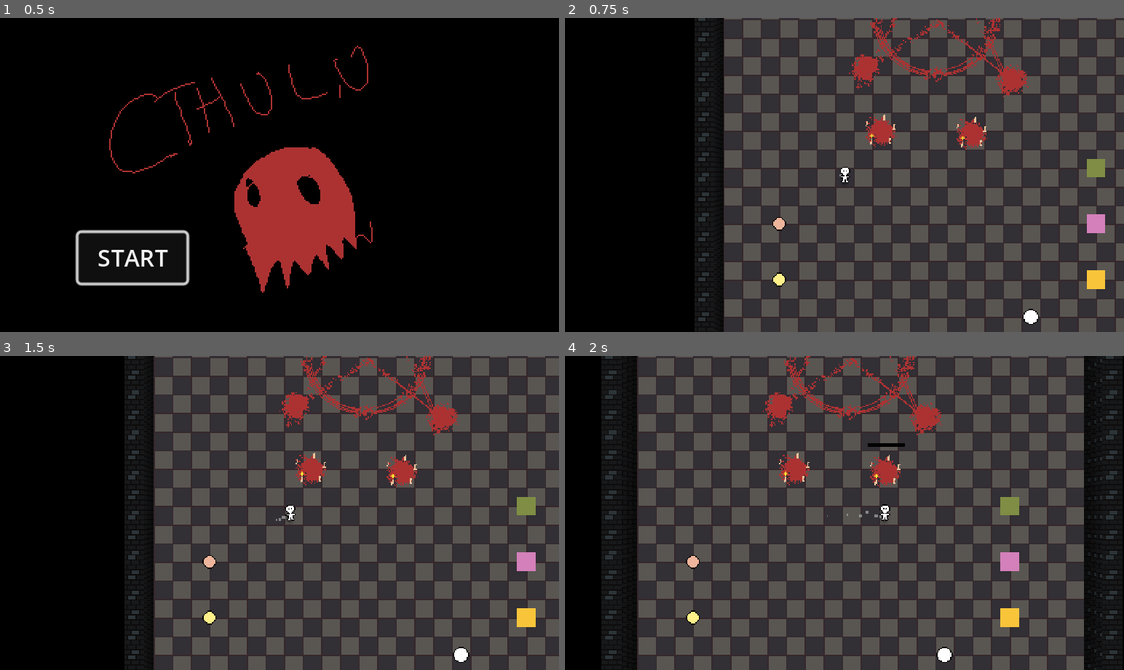
Above: before the commit, frames 1-4 (two rows, left to right).
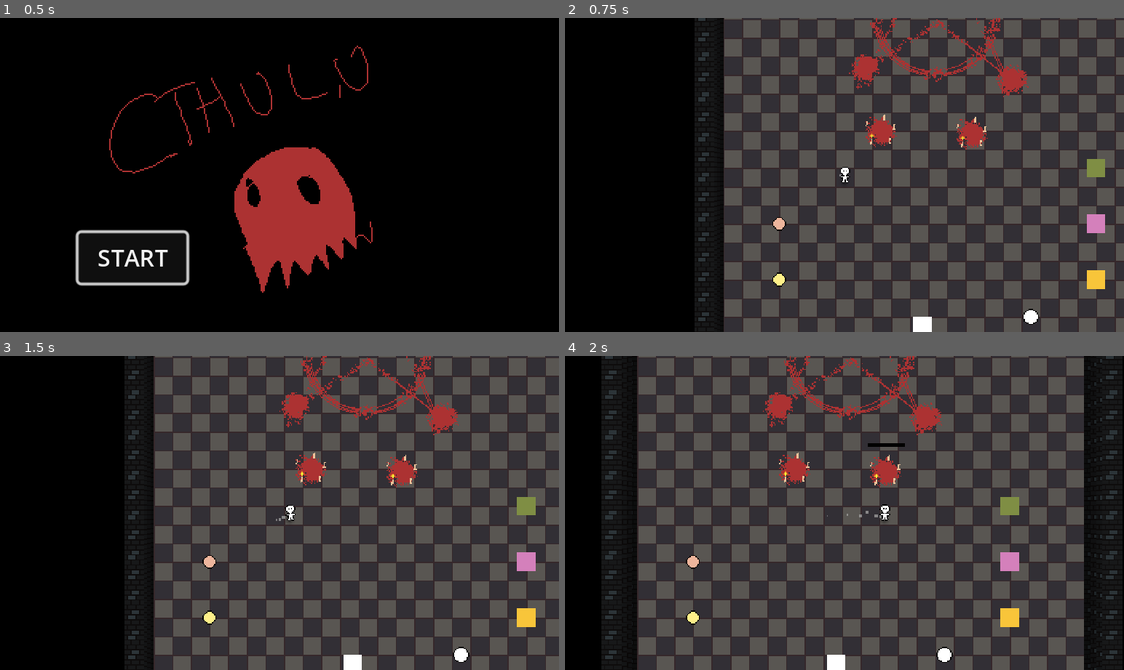
Above: after the commit, the same moments.

Repository: Allov/ld55
Game: Godot game, scene res://scenes/main.tscn
Same seed, same stepped clock (60 frames per second), same inputs: the game is played once before the commit and once after it. The engine's default icon, where the game draws it, is replaced by a stand-in: a white triangle on a blue panel in a dark square.
Inputs:
- Up to frame 1 (0.5 s): no input
- Up to frame 2 (0.75 s): click "START" at 0.5 s
- Up to frame 3 (1.5 s): tap Enter at 1.25 s; hold D (move_right) from 1.28 s (still down); hold E (action) from 1.28 s (still down)
- Up to frame 4 (2 s): keep holding D (move_right); keep holding E (action)

Frame 1 is identical in both runs. In frame 2, 0.2% of the frame differs, in the area x 62-66%, y 95-100%; in frame 3, 0.2%; in frame 4, 0.2%.

Commit message:
Plate Station

Diff:
--- a/scenes/kitchen.tscn
+++ b/scenes/kitchen.tscn
@@ -11,6 +11,7 @@
 [ext_resource type="PackedScene" path="res://scenes/summon_enemy_station.tscn" id="9_85o4o"]
 [ext_resource type="Texture2D" uid="uid://cihsr10066tvu" path="res://assets/summoning-circle.png" id="10_b7unu"]
 [ext_resource type="PackedScene" uid="uid://dax2c82gpwk0b" path="res://scenes/enemies/enemy1.tscn" id="11_hmfi8"]
+[ext_resource type="PackedScene" uid="uid://cy4gh8iuagoac" path="res://scenes/plate_station.tscn" id="12_m7t8w"]
 
 [node name="Kitchen" type="Node2D"]
 
@@ -94,6 +95,9 @@
 
 [node name="SummonEnemyTarget" type="Node2D" parent="Summoning-circle"]
 
+[node name="PlateStation" parent="." instance=ExtResource("12_m7t8w")]
+position = Vector2(171, 184)
+
 [editable path="CookingStationB"]
 [editable path="CookingStationC"]
 [editable path="IngredientA"]
--- /dev/null
+++ b/scenes/plate_station.tscn
@@ -0,0 +1,23 @@
+[gd_scene load_steps=5 format=3 uid="uid://cy4gh8iuagoac"]
+
+[ext_resource type="Script" path="res://scripts/plate_station.gd" id="1_43qdm"]
+[ext_resource type="PackedScene" uid="uid://35hhfhr26brw" path="res://scenes/plate.tscn" id="2_7npc5"]
+[ext_resource type="Texture2D" uid="uid://cvfp5ju3bnasy" path="res://assets/plate_station.png" id="2_g1ydn"]
+
+[sub_resource type="RectangleShape2D" id="RectangleShape2D_k48rh"]
+size = Vector2(16, 16)
+
+[node name="PlateStation" type="StaticBody2D"]
+collision_layer = 8
+collision_mask = 11
+script = ExtResource("1_43qdm")
+plate_scene = ExtResource("2_7npc5")
+
+[node name="Sprite" type="Sprite2D" parent="."]
+texture = ExtResource("2_g1ydn")
+
+[node name="CollisionShape2D" type="CollisionShape2D" parent="."]
+shape = SubResource("RectangleShape2D_k48rh")
+
+[node name="SpawnPoint" type="Node2D" parent="."]
+position = Vector2(0, 20)
--- a/scripts/plate.gd
+++ b/scripts/plate.gd
@@ -1,11 +1,19 @@
 extends RigidBody2D
 class_name Plate
 
+var rng = RandomNumberGenerator.new()
 var ingredients = []
 var node_to_follow: Node2D = null
 var just_dropped = false
 var dropped_velocity = Vector2.ZERO
 var current_meal = ""
+var moveVector: Vector2
+var spawning_from_station = false
+
+func spawn_from_station(targetPos: Vector2, parent: Node):
+	parent.add_child(self)
+	moveVector = targetPos
+	spawning_from_station = true
 
 func add_ingredient(kind: String):
 	if ingredients.size() < 3 and not ingredients.has(kind):
@@ -54,3 +62,8 @@
 		state.apply_central_force(Vector2.ZERO)
 		state.apply_torque(0)
 		state.transform = node_to_follow.global_transform
+
+	if spawning_from_station:
+		state.transform = Transform2D(0.0, moveVector)
+		state.apply_central_impulse(Vector2(rng.randf_range(-750.0, 750.0), rng.randf_range(-750.0, 750.0)))
+		spawning_from_station = false
--- /dev/null
+++ b/scripts/plate_station.gd
@@ -0,0 +1,9 @@
+class_name PlateStation
+extends StaticBody2D
+
+@export var plate_scene: PackedScene
+@onready var restaurant = get_node("/root/Restaurant")
+
+func spawn_plate():
+	var plate = plate_scene.instantiate()
+	plate.spawn_from_station($SpawnPoint.global_position, restaurant)
--- a/scripts/player.gd
+++ b/scripts/player.gd
@@ -12,6 +12,7 @@
 var cooking_station_in_range: CookingStation = null
 var summoning_guard_station_in_range: SummoningGuardStation = null
 var summoning_enemy_station_in_range: SummoningEnemyStation = null
+var plate_station_in_range: PlateStation = null
 
 func _ready():
 	$CookArea.connect("body_entered", _on_CookArea_body_entered)
@@ -28,9 +29,10 @@
 			# If the player is not holding an object and an object is in range, pick it up.
 			if object_in_range is CookingStation and object_in_hand == null:
 				object_in_range.progress()
+			if object_in_range is PlateStation:
+				object_in_range.spawn_plate()
 			if object_in_hand == null:
 				pick_up_object(object_in_range)
-
 			# Player is holding an object
 			elif object_in_hand != null:
 				interact_with_object(object_in_range)
@@ -53,7 +55,7 @@
 func get_object_in_range():
 	var objects_in_range = $GrabArea.get_overlapping_bodies()
 	for object in objects_in_range:
-		if object != object_in_hand and (object is Plate or object is CookingStation or (object is Ingredient and object.cooking == false)):
+		if object != object_in_hand and (object is Plate or object is CookingStation or object is PlateStation or (object is Ingredient and object.cooking == false)):
 			return object
 
 func pick_up_object(object_in_range):
@@ -123,11 +125,15 @@
 	if body is CookingStation:
 		cooking_station_in_range = body
 		print("In range!")
+	elif body is PlateStation:
+		plate_station_in_range = body
 
 func _on_CookArea_body_exited(body):
 	if body is CookingStation:
 		cooking_station_in_range = null
 		print("Not in range!")
+	elif body is PlateStation:
+		cooking_station_in_range = null
 
 func _on_CookArea_area_entered(area):
 	if area is SummoningGuardStation:
Binary file added: assets/plate_station.png
Not shown, added: assets/plate_station.png.import
Not shown: 1 places in scenes/kitchen.tscn that only renumber resources
